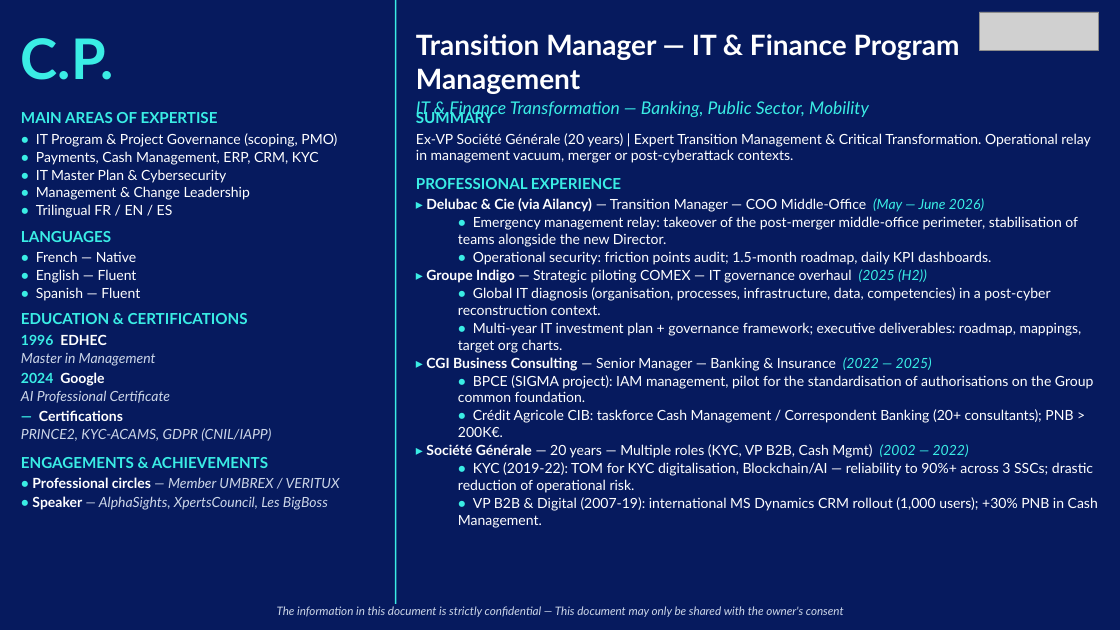
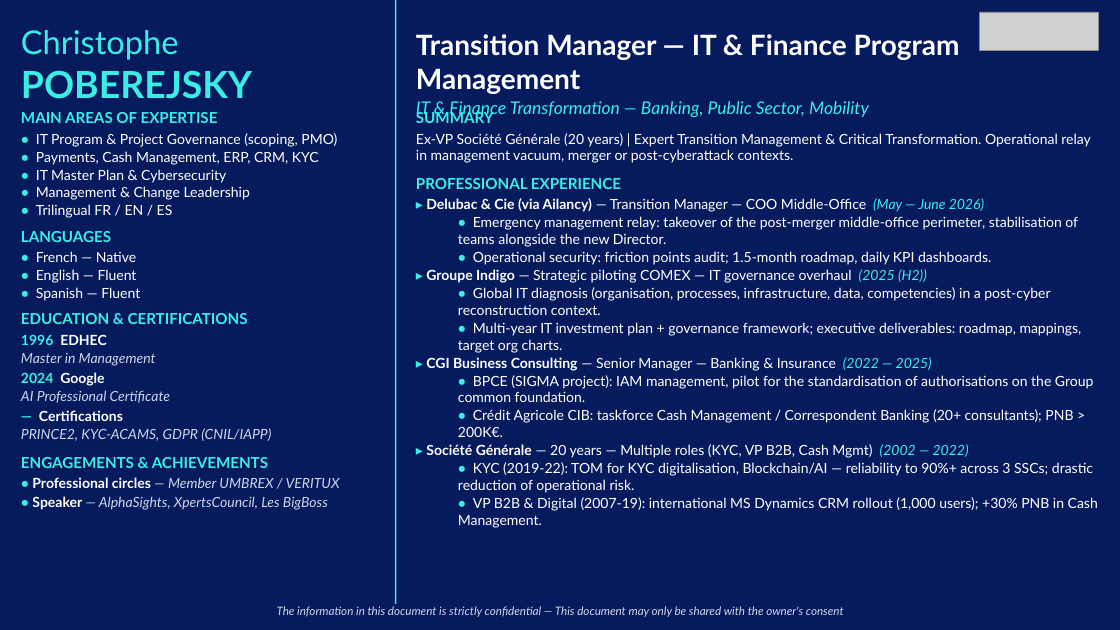
Before and after one commit to insidebankingfrance-rgb/G-n-rateur-de-CV, a slide deck: slide 8 of outputs/all_cvs.pptx. Drawn at 1120x630 pixels with LibreOffice and Linux fonts; fonts in the diff are those of the drawing; grey boxes stand for pictures. Boxes give left, top, right and bottom in pixels: in the first picture for what was removed or moved away, otherwise in the second. Text is boxed around its words. In the diff, an @@ line names an element or a change of style, - is before the commit and + after.

```diff
--- a/outputs/all_cvs.pptx
+++ b/outputs/all_cvs.pptx
@@ text at (x1=21, y1=30, x2=252, y2=99): text changed; size 48 to 28 pt; bold off @@
-C.P.
+Christophe
+POBEREJSKY
```
Also in this commit, not shown: 13 other slides changed, 6 other files.
